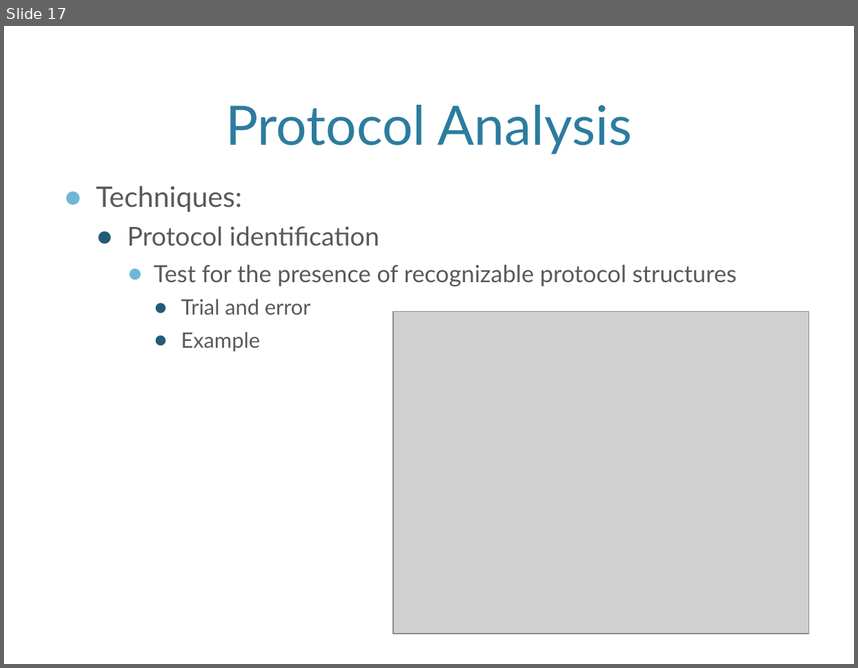
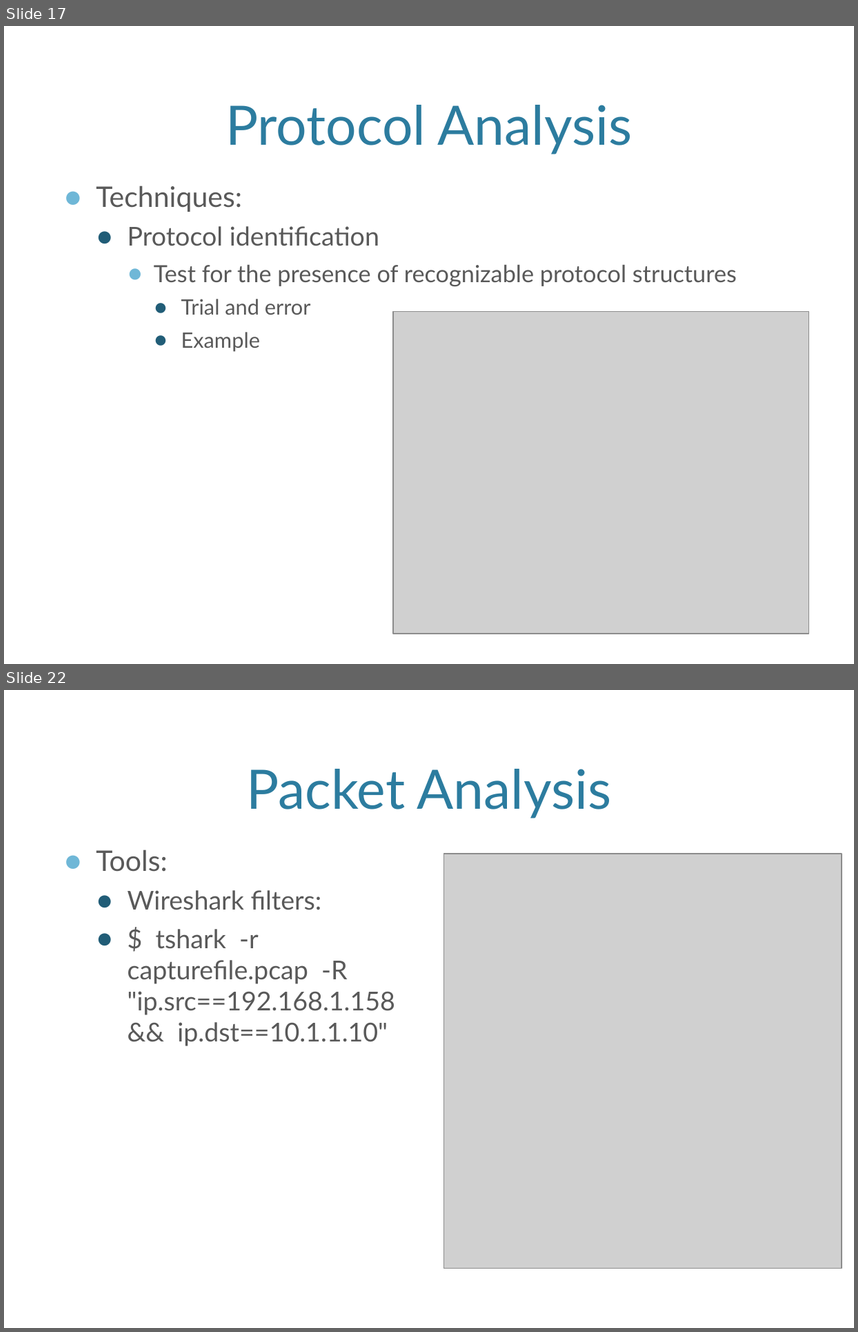
Before and after one commit to nave91/CS695NetForensics, a slide deck: Ch4.Packet_Analysis.pptx. Shown one above the other, each under a label of ours: slide 17 before the commit, slides 17 and 22 after it; the slides between them are not shown. The pictures are 858x668 and 858x1332 pixels, drawn with LibreOffice and Linux fonts; fonts in the diff are those of the drawing; grey boxes stand for pictures; background and template pictures are left out. Boxes give left, top, right and bottom in pixels: in the first picture for what was removed or moved away, otherwise in the second. Text is boxed around its words. In the diff, an @@ line names an element or a change of style, - is before the commit and + after.

```diff
--- a/Ch4.Packet_Analysis.pptx
+++ b/Ch4.Packet_Analysis.pptx
@@ slide 22 added at [4,690,854,1328], background picture (left out) @@
@@ title added at [246,769,612,818], 46 pt, text #2C7C9F @@
+Packet Analysis
@@ text added at [96,849,395,1046], 22 pt, text #595959 @@
+● Tools:
+  ● Wireshark filters:
+  ● $ tshark -r capturefile.pcap -R "ip.src==192.168.1.158 && ip.dst==10.1.1.10"
@@ picture added at [444,854,842,1268] @@
```
Also in this commit, not shown: 1 slide changed, 20 other slides added.
